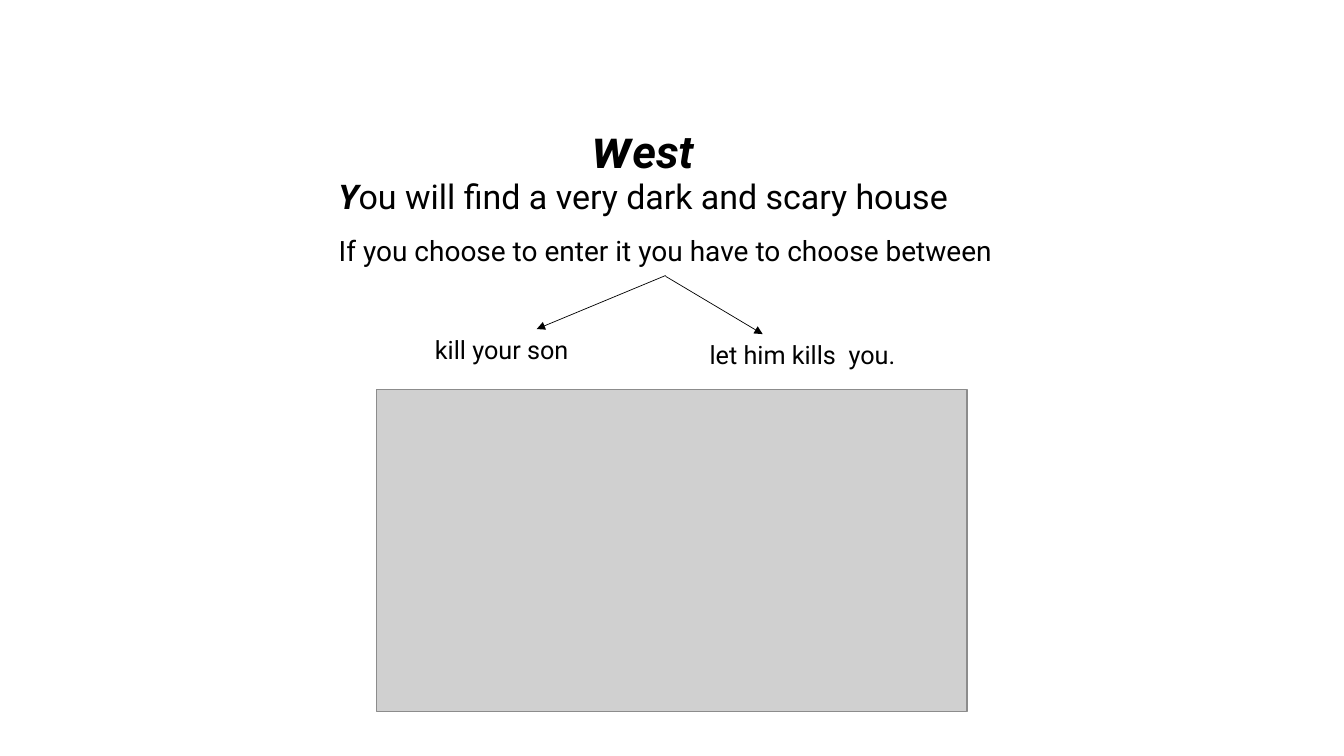
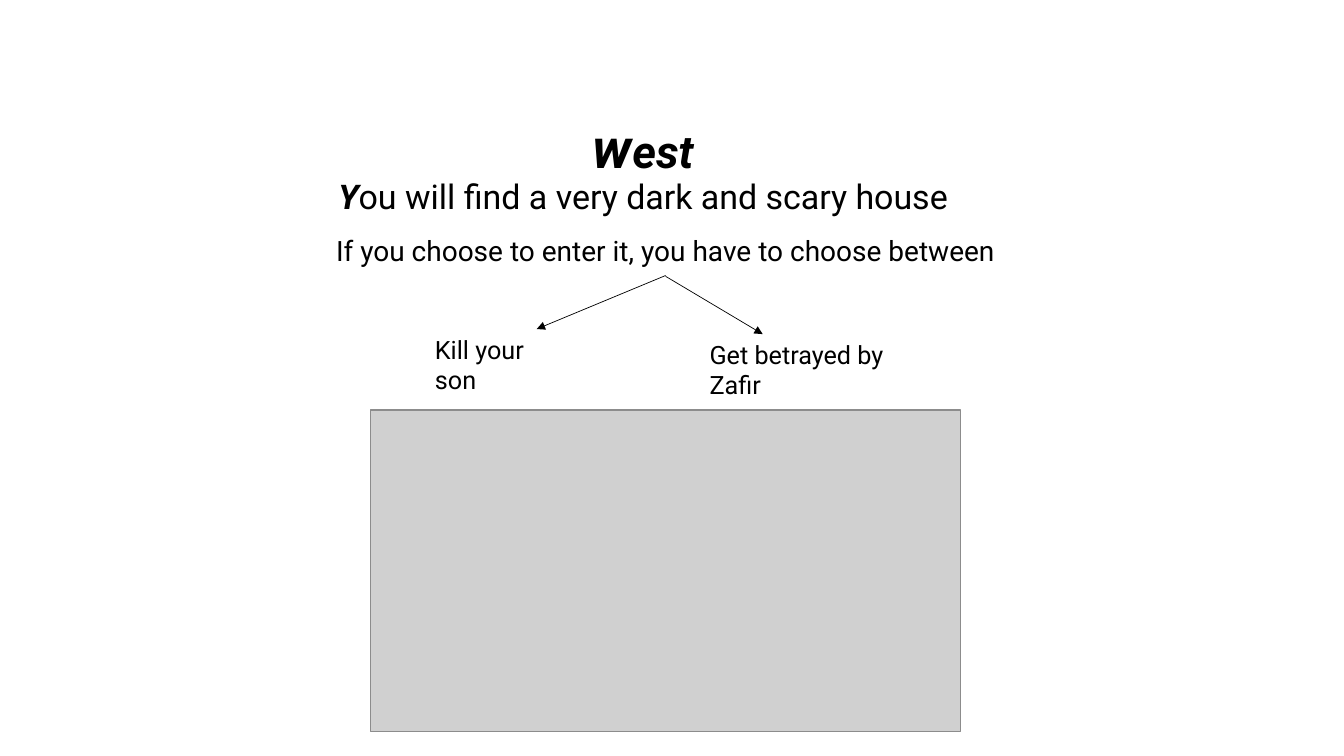
Before and after one commit to Nourcova/Interactive_story, a slide deck: slide 7 of Presentation1 edited.pptx (slide 6 before the commit). Drawn at 1344x756 pixels with LibreOffice and Linux fonts; fonts in the diff are those of the drawing; grey boxes stand for pictures. Boxes give left, top, right and bottom in pixels: in the first picture for what was removed or moved away, otherwise in the second. Text is boxed around its words. In the diff, an @@ line names an element or a change of style, - is before the commit and + after.

```diff
--- a/Presentation1 edited.pptx
+++ b/Presentation1 edited.pptx
@@ text at <box>336,239,994,267</box>: text changed @@
-If you choose to enter it you have to choose between
+If you choose to enter it, you have to choose between
@@ text at <box>435,340,524,390</box>: text changed @@
-kill your son
+Kill your son
@@ text at <box>710,345,883,395</box>: text changed @@
-let him kills you.
+Get betrayed by Zafir
@@ picture: place and size @@
-picture at <box>377,390,967,712</box>
+picture at <box>371,410,961,732</box>
```
Also in this commit, not shown: 2 other slides changed, 1 other file.
